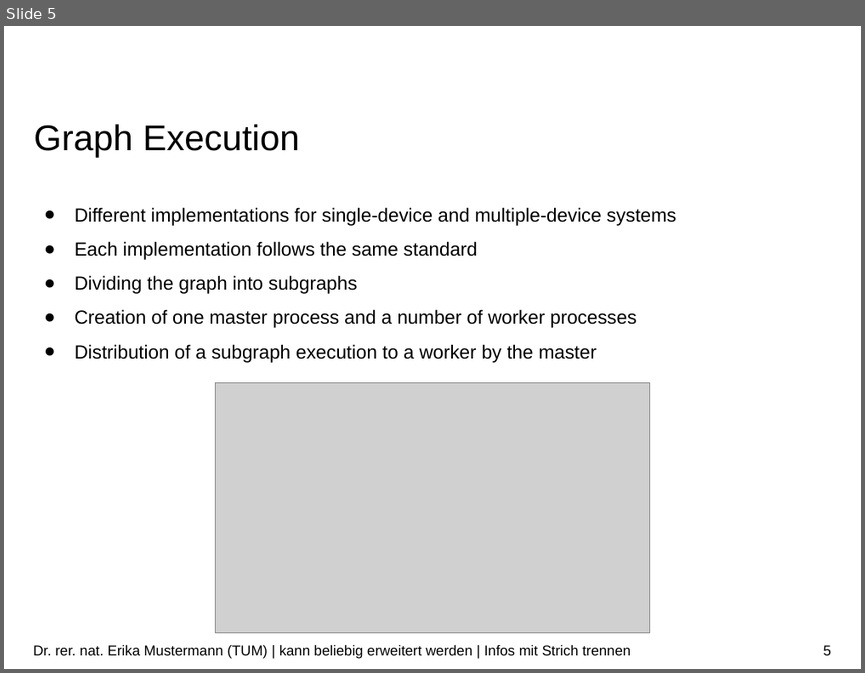
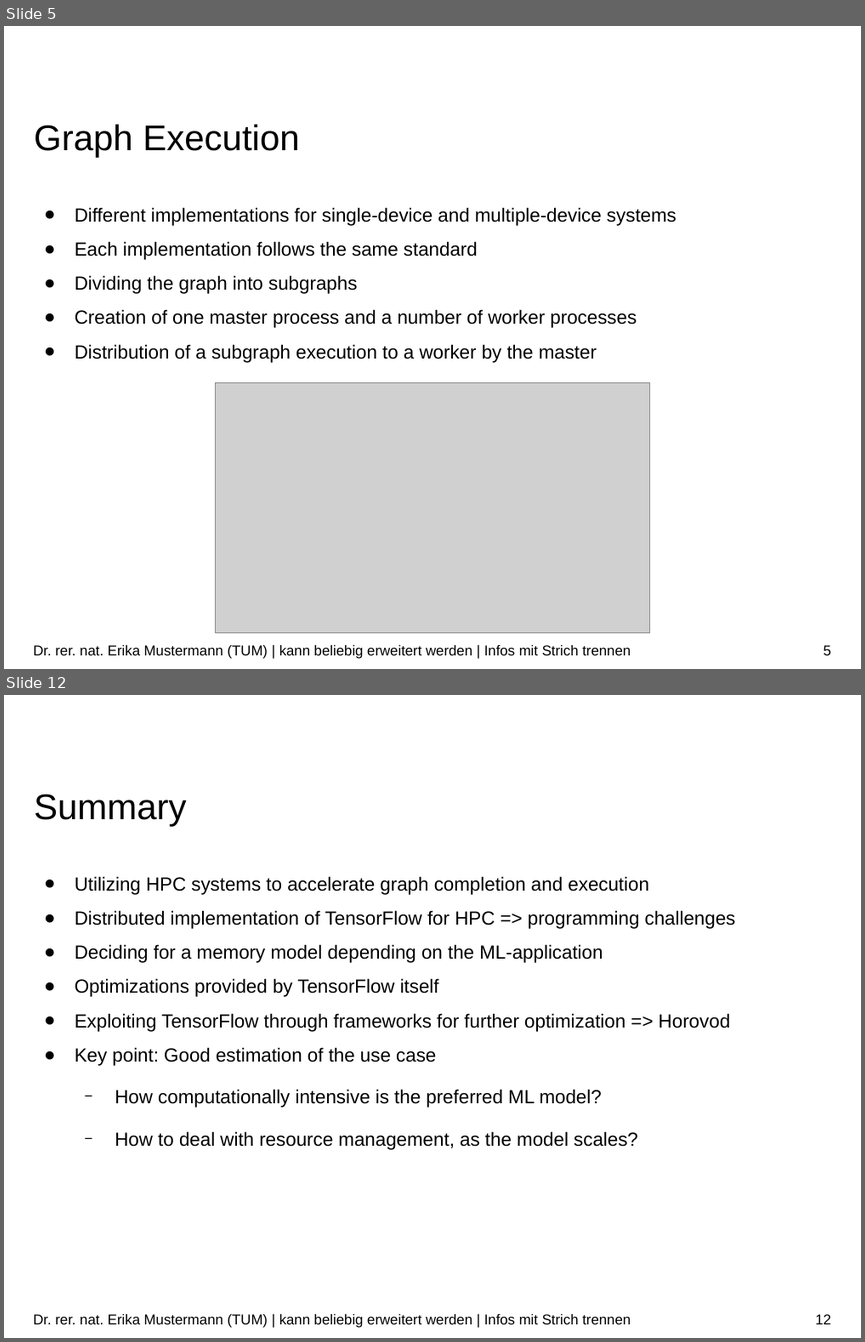
Before and after one commit to ekm01/EPHPC, a slide deck: Presentation/EPHPC_Presentation.odp. Shown one above the other, each under a label of ours: slide 5 before the commit, slides 5 and 12 after it; the slides between them are not shown. The pictures are 865x673 and 865x1342 pixels, drawn with LibreOffice and Linux fonts; fonts in the diff are those of the drawing; grey boxes stand for pictures; background and template pictures are left out. Boxes give left, top, right and bottom in pixels: in the first picture for what was removed or moved away, otherwise in the second. Text is boxed around its words. In the diff, an @@ line names an element or a change of style, - is before the commit and + after.

```diff
--- a/Presentation/EPHPC_Presentation.odp
+++ b/Presentation/EPHPC_Presentation.odp
@@ slide 12 added at (x1=4, y1=695, x2=861, y2=1338), background #FFFFFF @@
@@ title added at (x1=34, y1=794, x2=187, y2=826), 30 pt, text #000000 @@
+Summary
@@ text added at (x1=75, y1=876, x2=736, y2=1150), 16 pt, text #000000 @@
+● Utilizing HPC systems to accelerate graph completion and execution
+● Distributed implementation of TensorFlow for HPC => programming challenges
+● Deciding for a memory model depending on the ML-application
+● Optimizations provided by TensorFlow itself
+● Exploiting TensorFlow through frameworks for further optimization => Horovod
+● Key point: Good estimation of the use case
+  − How computationally intensive is the preferred ML model?
+  − How to deal with resource management, as the model scales?
@@ text added at (x1=33, y1=1314, x2=630, y2=1327), 12 pt, text #000000 @@
+Dr. rer. nat. Erika Mustermann (TUM) | kann beliebig erweitert werden | Infos mit Strich trennen
@@ page number added at (x1=815, y1=1314, x2=831, y2=1324), 12 pt, text #000000 @@
+12
```
Also in this commit, not shown: 5 slides changed, 3 other slides added, 4 other files.
